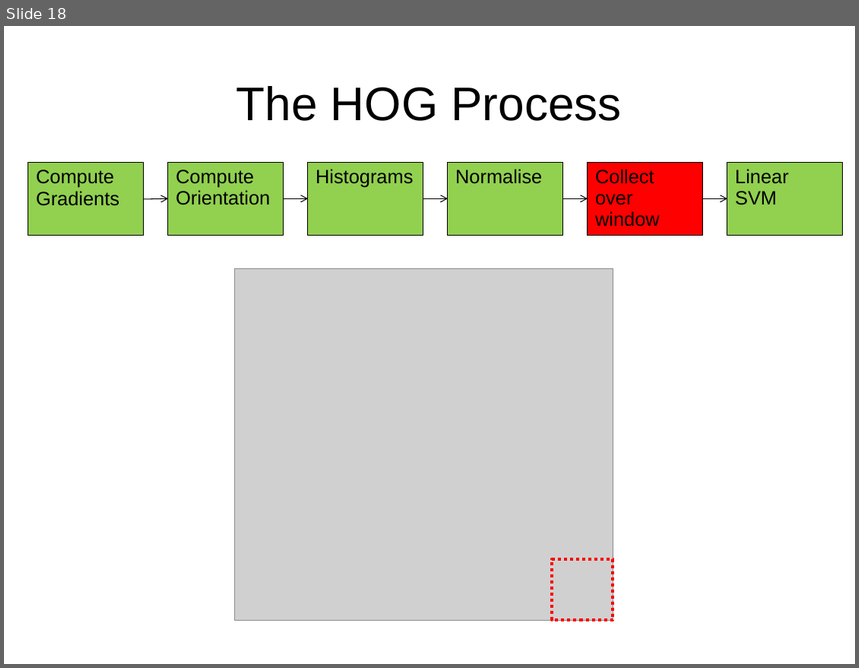
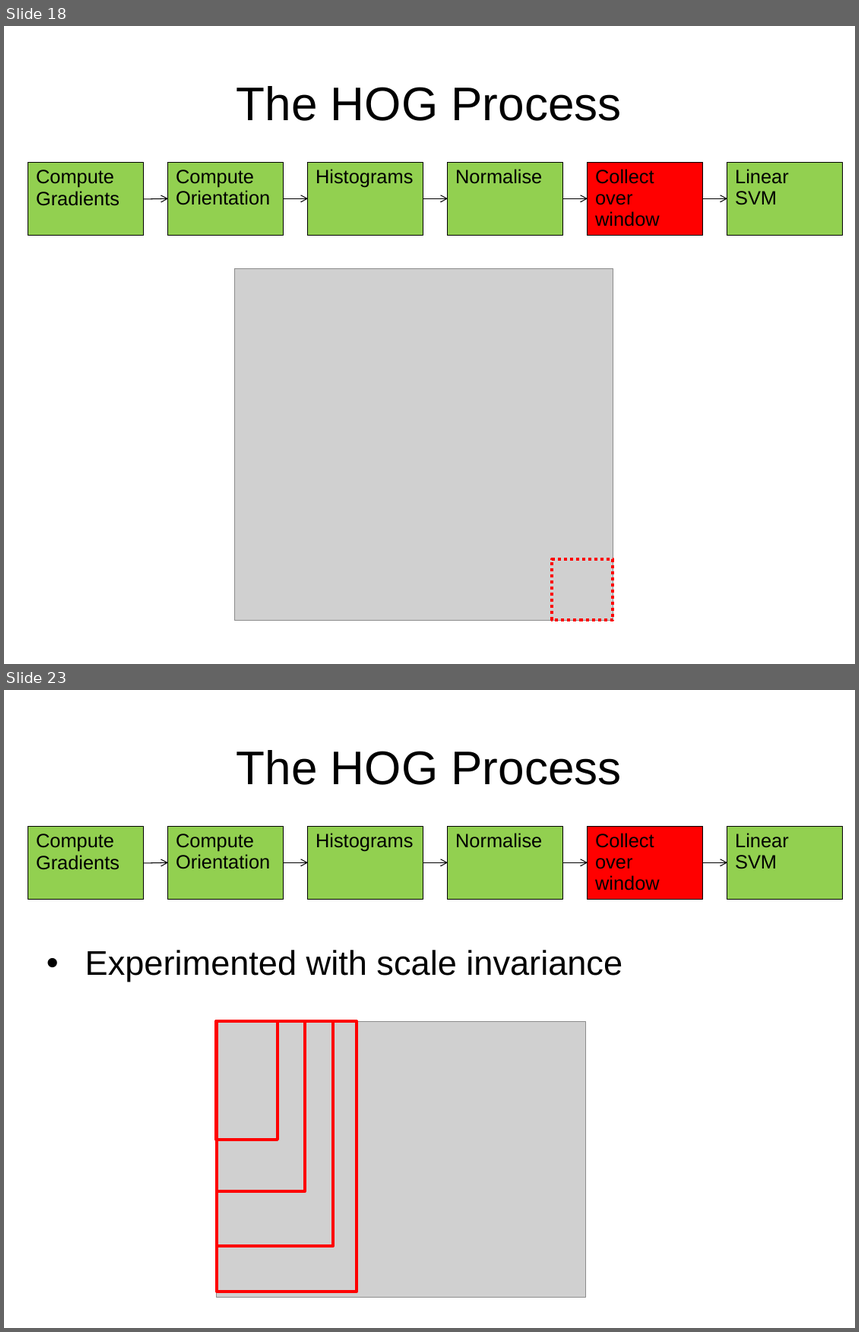
Before and after one commit to jgac1g08/OrientedGrads, a slide deck: HOGPres1.pptx. Shown one above the other, each under a label of ours: slide 18 before the commit, slides 18 and 23 after it; the slides between them are not shown. The pictures are 859x668 and 859x1332 pixels, drawn with LibreOffice and Linux fonts; fonts in the diff are those of the drawing; grey boxes stand for pictures. Boxes give left, top, right and bottom in pixels: in the first picture for what was removed or moved away, otherwise in the second. Text is boxed around its words. In the diff, an @@ line names an element or a change of style, - is before the commit and + after.

```diff
--- a/HOGPres1.pptx
+++ b/HOGPres1.pptx
@@ slide 23 added at [4,690,855,1328], background #FFFFFF @@
@@ title added at [237,750,622,785], 44 pt, text #000000 @@
+The HOG Process
@@ rectangle added at [168,826,284,898], fill #92D050, outline #000000 0.75 pt, 18 pt, text #000000 @@
+Compute Orientation
@@ rectangle added at [308,826,424,898], fill #92D050, outline #000000 0.75 pt, 18 pt, text #000000 @@
+Histograms
@@ rectangle added at [448,826,564,898], fill #92D050, outline #000000 0.75 pt, 18 pt, text #000000 @@
+Normalise
@@ rectangle added at [588,826,704,898], fill #FF0000, outline #000000 0.75 pt, 18 pt, text #000000 @@
+Collect over window
@@ rectangle added at [728,826,844,898], fill #92D050, outline #000000 0.75 pt, 18 pt, text #000000 @@
+Linear SVM
@@ rectangle added at [28,827,144,899], fill #92D050, outline #000000 0.75 pt, 18 pt, text #000000 @@
+Compute Gradients
@@ arrow added from (144, 863) to (168, 863), #000000 0.75 pt @@
@@ arrow added from (284, 863) to (308, 863), #000000 0.75 pt @@
@@ arrow added from (424, 863) to (448, 863), #000000 0.75 pt @@
@@ arrow added from (563, 863) to (588, 863), #000000 0.75 pt @@
@@ arrow added from (704, 863) to (728, 863), #000000 0.75 pt @@
@@ text added at [85,950,623,982], 32 pt, text #000000 @@
+• Experimented with scale invariance
@@ rectangle added at [216,1021,278,1141], outline #FF0000 2.83 pt @@
@@ picture added at [218,1021,586,1298] @@
@@ rectangle added at [218,1021,305,1192], outline #FF0000 2.83 pt @@
@@ rectangle added at [218,1021,334,1246], outline #FF0000 2.83 pt @@
@@ rectangle added at [218,1021,357,1292], outline #FF0000 2.83 pt @@
```
Also in this commit, not shown: 4 slides changed, 3 other slides added.
